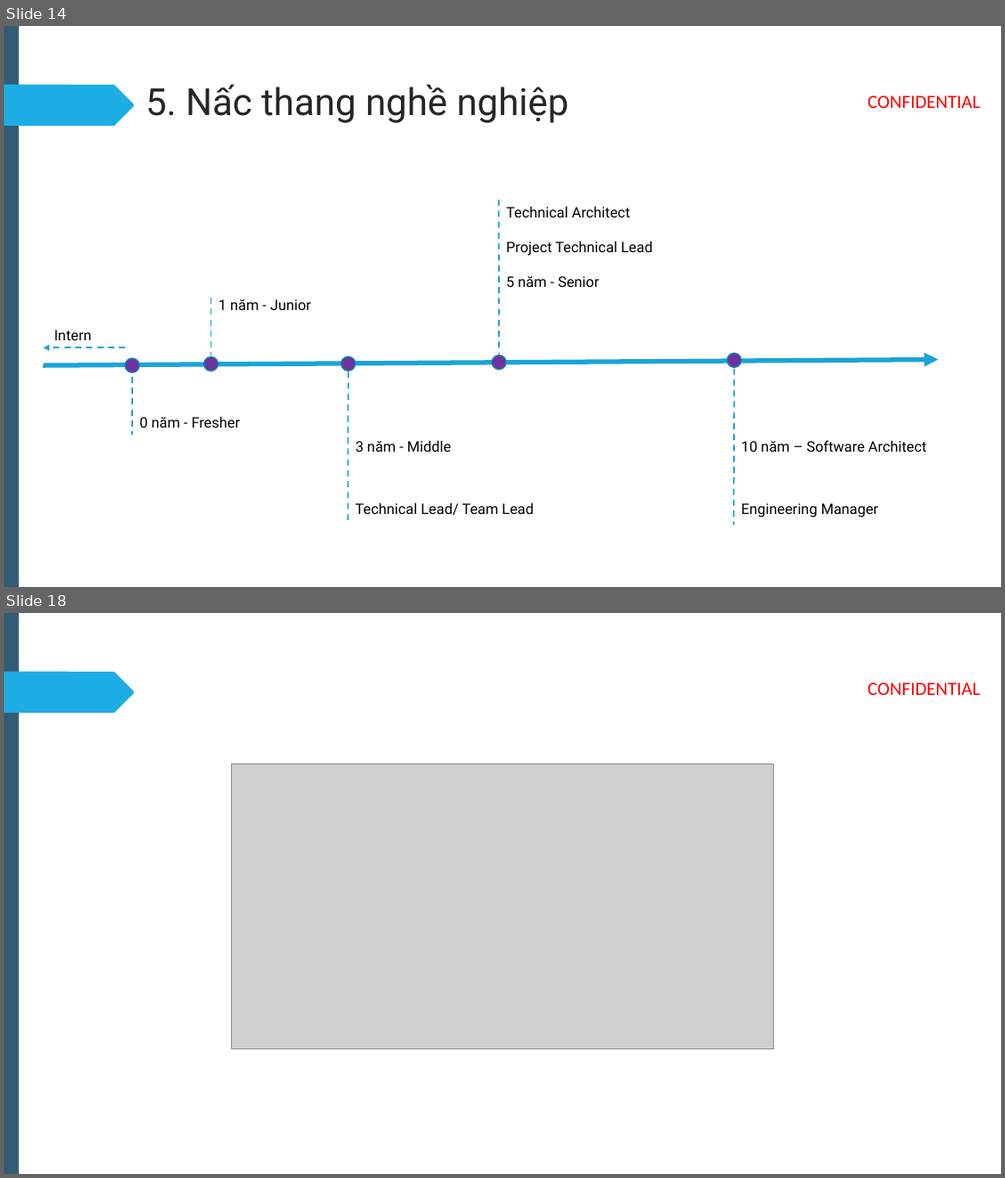
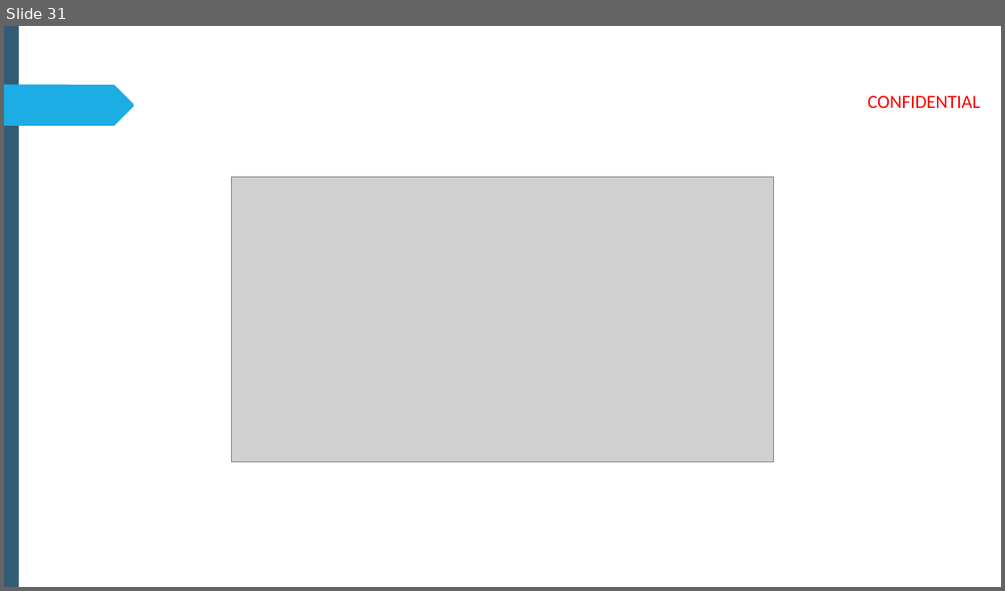
Before and after one commit to Linh-dev/Linq-CSharp, a slide deck: NWS_INTRO_WebDeveloperRoadmap.pptx. Shown one above the other, each under a label of ours: slides 14 and 18 before the commit, slide 31 after it; the slides between them are not shown. The pictures are 1005x1178 and 1005x591 pixels, drawn with LibreOffice and Linux fonts; fonts in the diff are those of the drawing; grey boxes stand for pictures; background and template pictures are left out. Boxes give left, top, right and bottom in pixels: in the first picture for what was removed or moved away, otherwise in the second. Text is boxed around its words. In the diff, an @@ line names an element or a change of style, - is before the commit and + after.

```diff
--- a/NWS_INTRO_WebDeveloperRoadmap.pptx
+++ b/NWS_INTRO_WebDeveloperRoadmap.pptx
@@ slide 14 removed at bbox=[4, 26, 1001, 587], background #FFFFFF; not listed: 3 template elements that a slide beside it also shows @@
@@ title removed at bbox=[146, 84, 569, 123] @@
-5. Nấc thang nghề nghiệp
@@ line removed from (499, 200) to (499, 354) @@
@@ text removed at bbox=[506, 206, 631, 217] @@
-Technical Architect
@@ text removed at bbox=[506, 240, 653, 256] @@
-Project Technical Lead
@@ text removed at bbox=[506, 276, 599, 287] @@
-5 năm - Senior
@@ line removed from (211, 297) to (211, 355) @@
@@ text removed at bbox=[218, 299, 311, 310] @@
-1 năm - Junior
@@ text removed at bbox=[54, 329, 91, 340] @@
-Intern
@@ arrow removed from (43, 365) to (938, 360) @@
@@ arrow removed from (125, 347) to (43, 347) @@
@@ ellipse removed at bbox=[125, 358, 139, 372] @@
@@ ellipse removed at bbox=[203, 356, 218, 370] @@
@@ ellipse removed at bbox=[341, 356, 356, 370] @@
@@ line removed from (348, 371) to (348, 523) @@
@@ ellipse removed at bbox=[493, 355, 507, 370] @@
@@ ellipse removed at bbox=[727, 353, 741, 367] @@
@@ line removed from (735, 369) to (734, 524) @@
@@ line removed from (132, 377) to (132, 435) @@
@@ text removed at bbox=[139, 416, 241, 427] @@
-0 năm - Fresher
@@ text removed at bbox=[356, 440, 451, 451] @@
-3 năm - Middle
@@ text removed at bbox=[741, 440, 927, 451] @@
-10 năm – Software Architect
@@ text removed at bbox=[356, 502, 534, 515] @@
-Technical Lead/ Team Lead
@@ text removed at bbox=[741, 503, 878, 517] @@
-Engineering Manager
@@ what was slide 18 is now slide 31 @@
```
Also in this commit, not shown: 2 slides changed, 27 slides added, 13 other slides removed, 6 other files.
